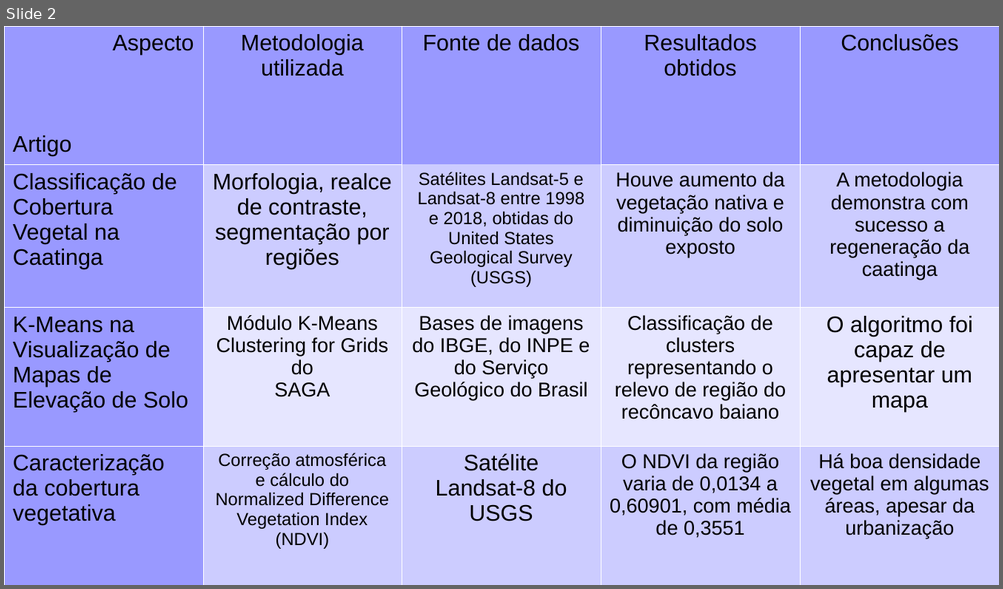
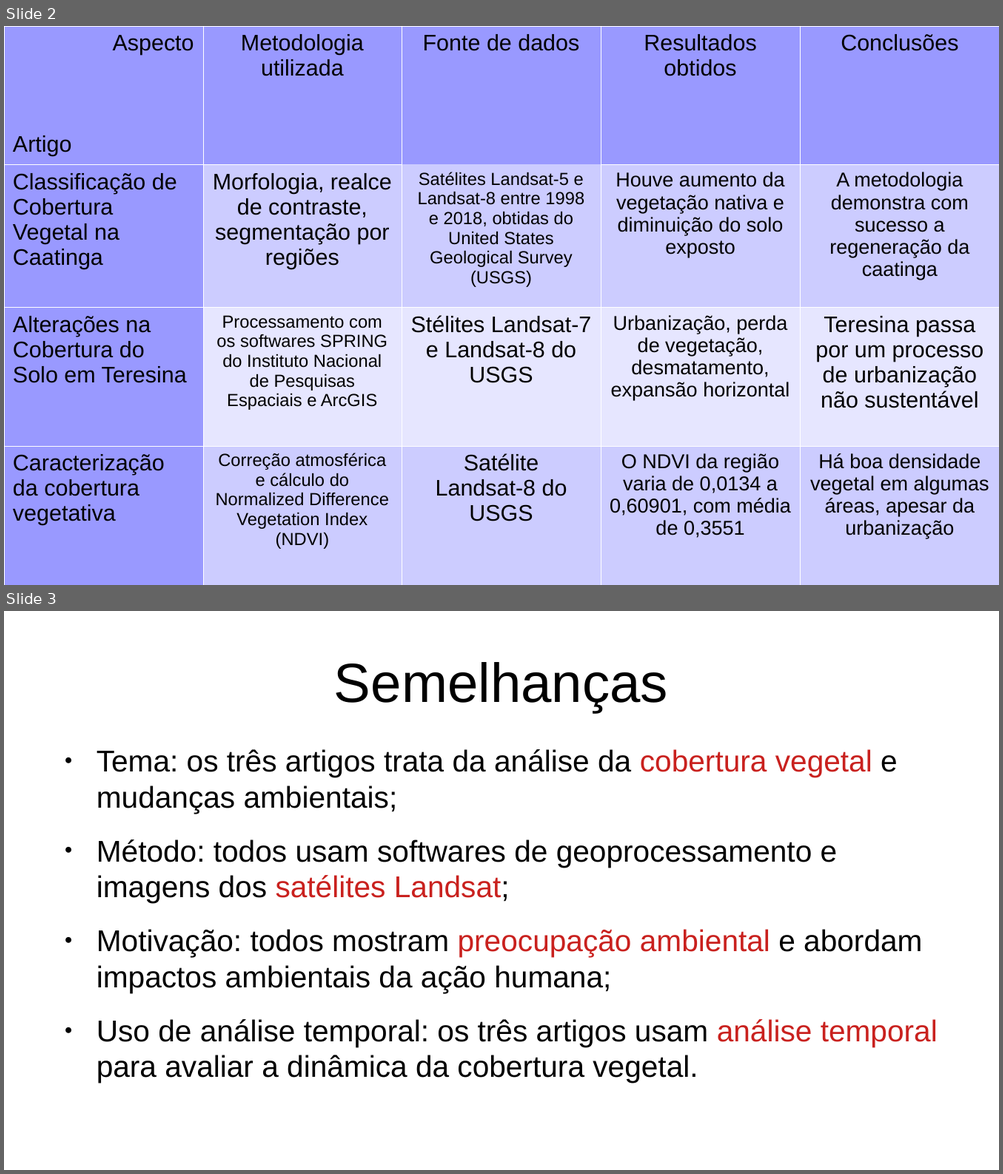
Before and after one commit to joao-martinho/disciplina_PI_2025-1, a slide deck: Trabalho final/seminario.odp. Shown one above the other, each under a label of ours: slide 2 before the commit, slides 2 and 3 after it. The pictures are 1003x589 and 1003x1174 pixels, drawn with LibreOffice and Linux fonts; fonts in the diff are those of the drawing. Boxes give left, top, right and bottom in pixels: in the first picture for what was removed or moved away, otherwise in the second. Text is boxed around its words. In the diff, an @@ line names an element or a change of style, - is before the commit and + after.

```diff
--- a/Trabalho final/seminario.odp
+++ b/Trabalho final/seminario.odp
@@ slide 3 added at [4, 611, 999, 1170], background #FFFFFF @@
@@ title added at [334, 662, 668, 712], 44 pt, text #000000 @@
+Semelhanças
@@ text added at [96, 749, 937, 1083], 24 pt, text #000000 @@
+● Tema: os três artigos trata da análise da cobertura vegetal e mudanças ambientais;
+● Método: todos usam softwares de geoprocessamento e imagens dos satélites Landsat;
+● Motivação: todos mostram preocupação ambiental e abordam impactos ambientais da ação humana;
+● Uso de análise temporal: os três artigos usam análise temporal para avaliar a dinâmica da cobertura vegetal.
@@ slide 2 changed as well @@
@@ table at [4, 26, 999, 585] @@
-row 3: K-Means na Visualização de Mapas de Elevação de Solo | Módulo K-Means Clustering for Grids do / SAGA | Bases de imagens do IBGE, do INPE e do Serviço Geológico do Brasil | Classificação de clusters representando o relevo de região do recôncavo baiano | O algoritmo foi capaz de apresentar um mapa
+row 3: Alterações na Cobertura do Solo em Teresina | Processamento com os softwares SPRING do Instituto Nacional de Pesquisas Espaciais e ArcGIS | Stélites Landsat-7 e Landsat-8 do USGS | Urbanização, perda de vegetação, desmatamento, expansão horizontal | Teresina passa por um processo de urbanização não sustentável
```
Also in this commit, not shown: 1 other slide changed, 6 other slides added, 4 slides removed, 7 other files.
